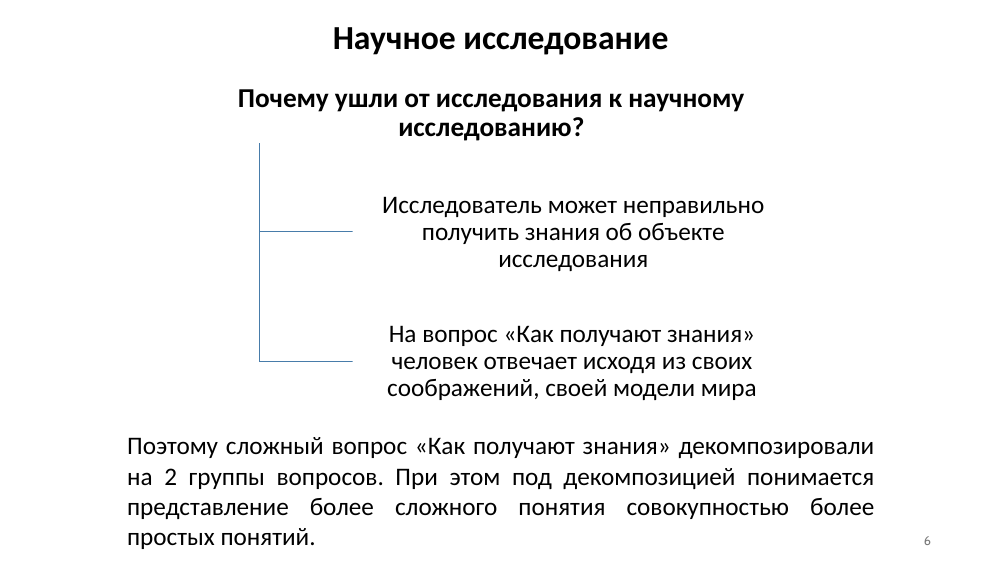
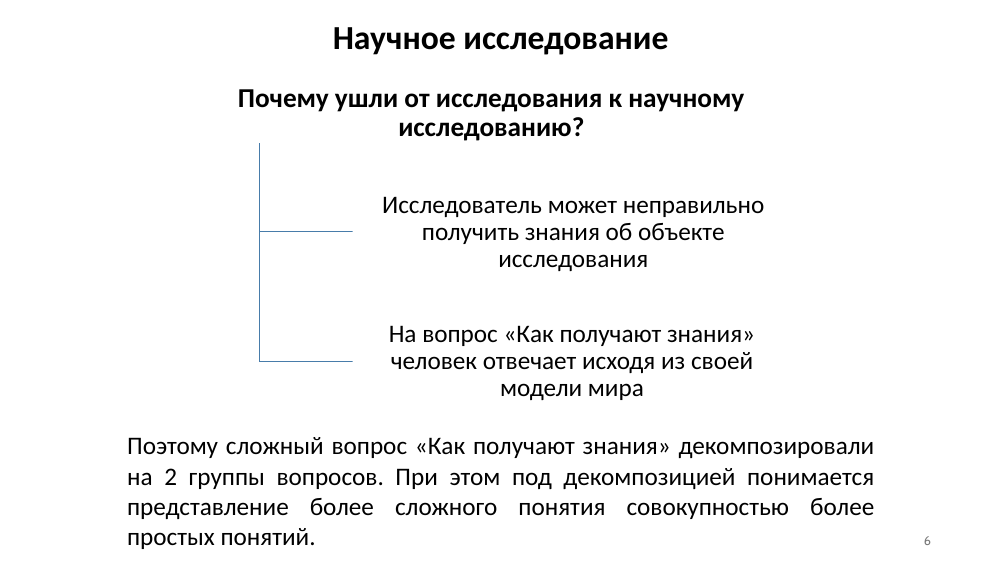
Before and after one commit to kuskas112/Labs, a slide deck: slide 6 of Основы системного анализа/lab1/lab1.pptx. Drawn at 1008x567 pixels with LibreOffice and Linux fonts; fonts in the diff are those of the drawing. Boxes give left, top, right and bottom in pixels: in the first picture for what was removed or moved away, otherwise in the second. Text is boxed around its words. In the diff, an @@ line names an element or a change of style, - is before the commit and + after.

```diff
--- a/Основы системного анализа/lab1/lab1.pptx
+++ b/Основы системного анализа/lab1/lab1.pptx
@@ text at (389, 325, 755, 400): text changed @@
-На вопрос «Как получают знания» человек отвечает исходя из своих соображений, своей модели мира
+На вопрос «Как получают знания» человек отвечает исходя из своей модели мира
```
Also in this commit, not shown: 3 other slides changed, 1 slide removed, 13 other files.
